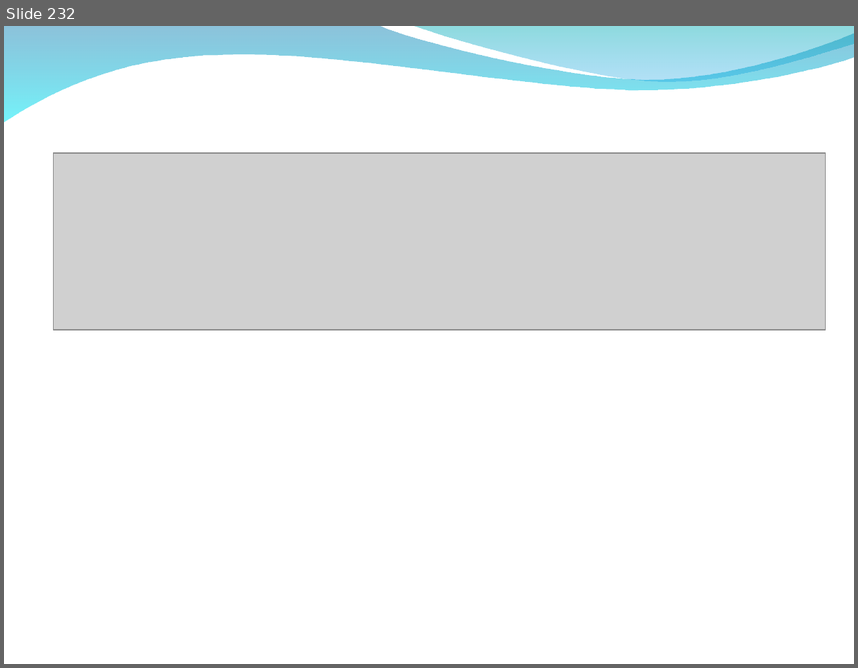
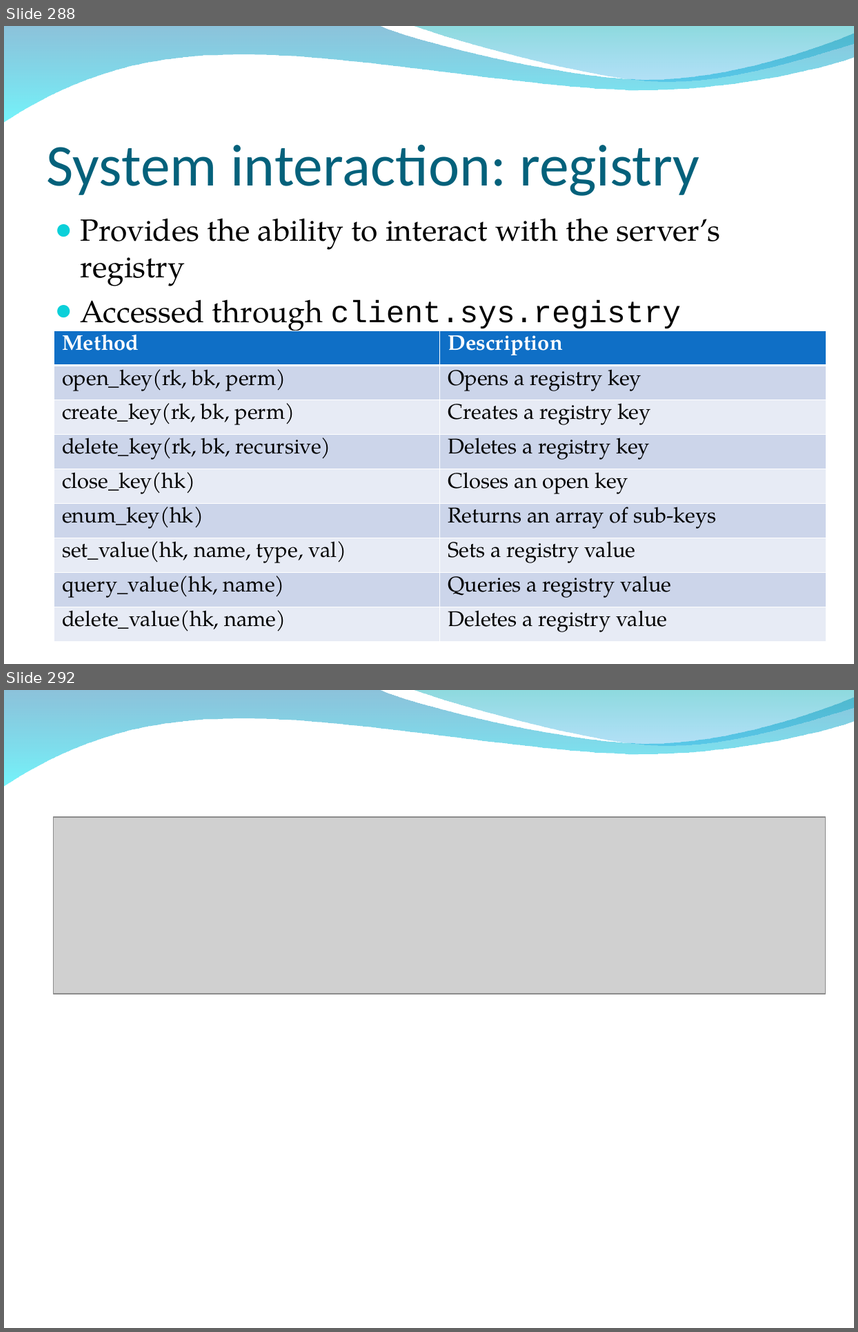
Before and after one commit to bedestall5/metasploit-framework, a slide deck: dev/materials/msf3_internals_training/slides/bh_training_deck.ppt. Shown one above the other, each under a label of ours: slide 232 before the commit, slides 288 and 292 after it; the slides between them are not shown. The pictures are 858x668 and 858x1332 pixels, drawn with LibreOffice and Linux fonts; fonts in the diff are those of the drawing; grey boxes stand for pictures; background and template pictures are left out. Boxes give left, top, right and bottom in pixels: in the first picture for what was removed or moved away, otherwise in the second. Text is boxed around its words. In the diff, an @@ line names an element or a change of style, - is before the commit and + after.

```diff
--- a/dev/materials/msf3_internals_training/slides/bh_training_deck.ppt
+++ b/dev/materials/msf3_internals_training/slides/bh_training_deck.ppt
@@ slide 288 added at bbox=[4, 26, 854, 664], background picture (left out); not listed: 2 template elements that a slide beside it also shows @@
@@ title added at bbox=[47, 145, 700, 196], 50 pt, text #04617B @@
+System interaction: registry
@@ text added at bbox=[80, 218, 721, 334], 26 pt, text #000000 @@
+● Provides the ability to interact with the server’s registry
+● Accessed through client.sys.registry
@@ table added at bbox=[53, 330, 825, 641], 9 rows, 2 columns @@
+Method | Description
+open_key(rk, bk, perm) | Opens a registry key
+create_key(rk, bk, perm) | Creates a registry key
+delete_key(rk, bk, recursive) | Deletes a registry key
+close_key(hk) | Closes an open key
+enum_key(hk) | Returns an array of sub-keys
+set_value(hk, name, type, val) | Sets a registry value
+query_value(hk, name) | Queries a registry value
+delete_value(hk, name) | Deletes a registry value
@@ what was slide 232 is now slide 292 @@
```
Also in this commit, not shown: 60 other slides added.
